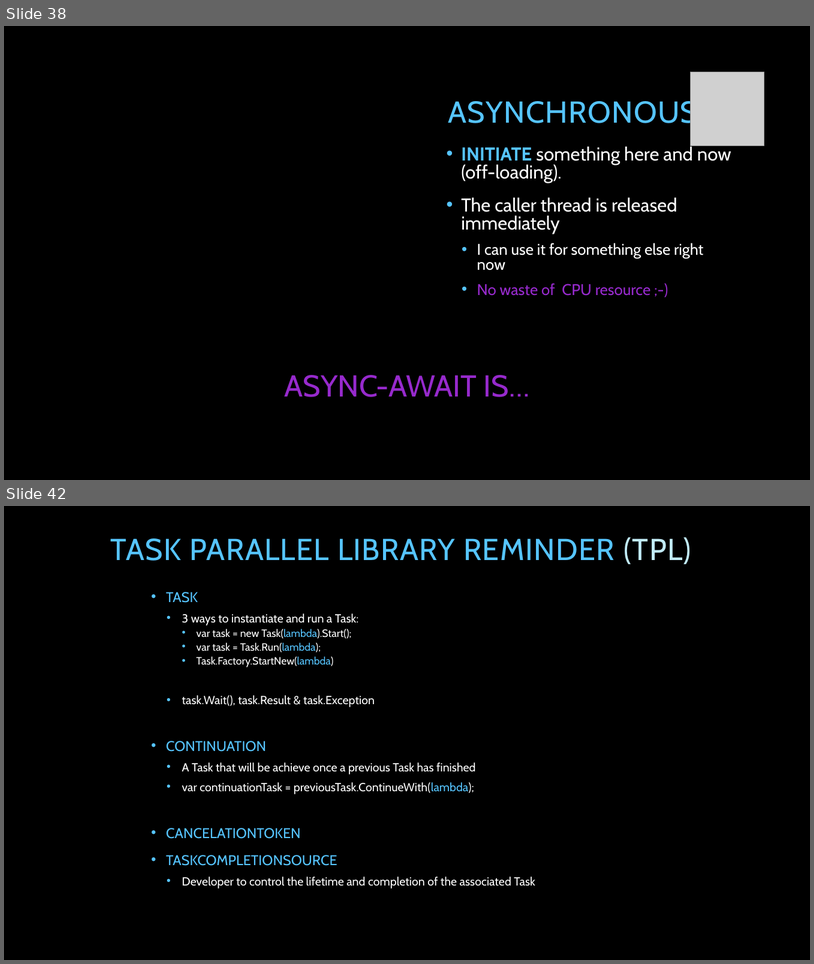
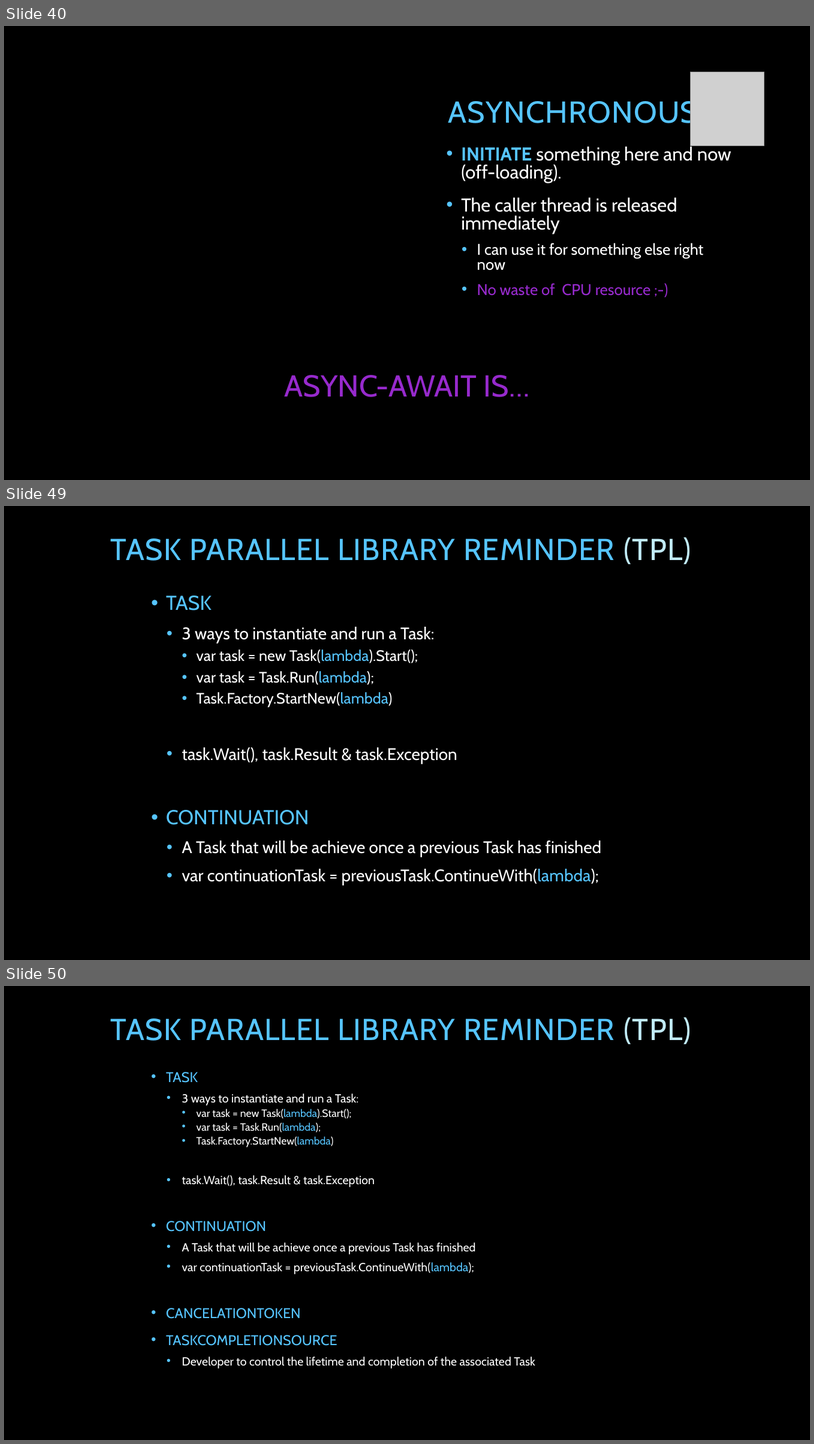
Before and after one commit to tpierrain/talk-AsyncAwait, a slide deck: AsyncAwait...ohWait.pptx. Shown one above the other, each under a label of ours: slides 38 and 42 before the commit, slides 40, 49 and 50 after it; the slides between them are not shown. The pictures are 814x964 and 814x1444 pixels, drawn with LibreOffice and Linux fonts; fonts in the diff are those of the drawing; grey boxes stand for pictures; background and template pictures are left out. Boxes give left, top, right and bottom in pixels: in the first picture for what was removed or moved away, otherwise in the second. Text is boxed around its words. In the diff, an @@ line names an element or a change of style, - is before the commit and + after.

```diff
--- a/AsyncAwait...ohWait.pptx
+++ b/AsyncAwait...ohWait.pptx
@@ slide 49 added at box(4, 506, 810, 960), background picture (left out) @@
@@ title added at box(111, 537, 692, 564), 36 pt, text #56C5FF @@
+TASK PARALLEL LIBRARY REMINDER (TPL)
@@ text added at box(166, 595, 602, 885), 20 pt, text #FFFFFF @@
+• TASK
+  • 3 ways to instantiate and run a Task:
+    • var task = new Task(lambda).Start();
+    • var task = Task.Run(lambda);
+    • Task.Factory.StartNew(lambda)
+  • task.Wait(), task.Result & task.Exception
+• CONTINUATION
+  • A Task that will be achieve once a previous Task has finished
+  • var continuationTask = previousTask.ContinueWith(lambda);
@@ what was slide 38 is now slide 40 @@
@@ what was slide 42 is now slide 50 @@
```
Also in this commit, not shown: 7 slides changed, 10 other slides added, 2 slides removed.
